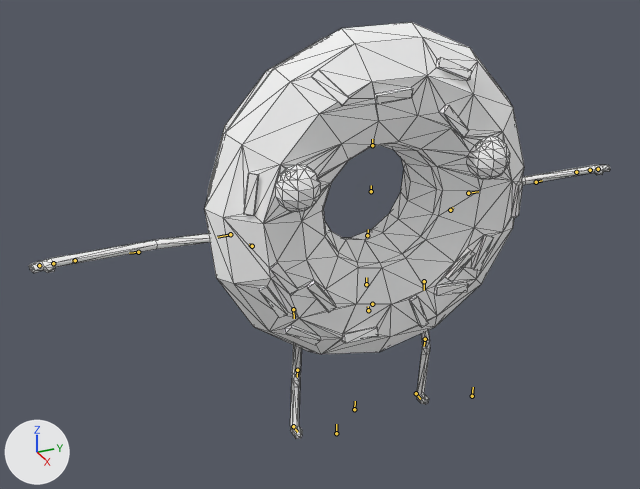
Before and after pictures for a commit that changed the glTF model public/Donut.glb.
Both versions are drawn from a camera (50 mm lens) standing at (10.07, -5.31, 8.19) and looking at (0.03, -0.79, 3.17). Arrows for +X, +Y and +Z are at lower left; the lights stay in place. The bones that bend it are drawn over the model as lines. Mesh edges are drawn as thin lines.

Objects in the first picture: 'Donut'.
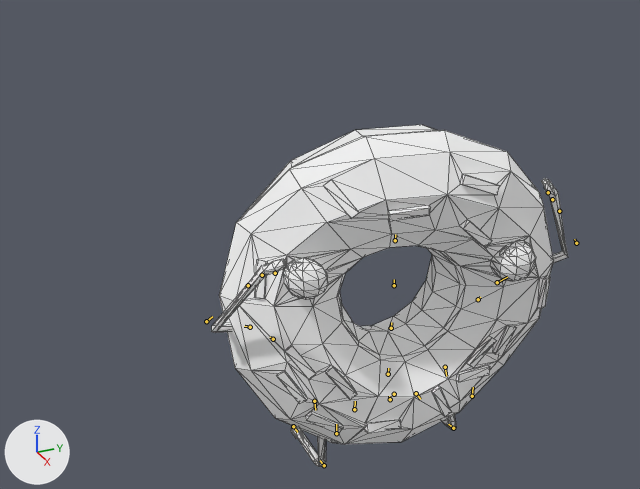
The newer file adds an action. The first version stands in its rest pose; the second is drawn at frame 20 of the action 'DONUT_Defeat'.

Changed parts and their boxes [x1, y1, x2, y2] in the pictures (640 x 489 px):
'Donut', posed (39% narrower, 18% shorter): before [29, 22, 610, 439]; after [212, 125, 568, 467]
bone 'Body', root to tip: before (372, 304) to (372, 302); after (394, 394) to (394, 392)
bone 'Abdomen', root to tip: before (366, 284) to (366, 277); after (388, 374) to (388, 368)
bone 'Torso', root to tip: before (367, 235) to (368, 229); after (391, 328) to (391, 322)
bone 'Head', root to tip: before (372, 145) to (372, 139); after (395, 240) to (395, 234)
bone 'UpperArm.L', root to tip: before (468, 193) to (478, 191); after (497, 282) to (507, 277)
bone 'LowerArm.L', root to tip: before (536, 182) to (542, 180); after (576, 243) to (574, 239)
bone 'Shoulder.L.001', root to tip: before (252, 246) to (249, 244); after (273, 339) to (270, 337)
bone 'UpperArm.R', root to tip: before (230, 234) to (217, 237); after (250, 327) to (244, 326)
bone 'LowerArm.R', root to tip: before (138, 252) to (129, 253); after (206, 321) to (212, 316)
bone 'MiddleHand.R', root to tip: before (53, 263) to (51, 263); after (262, 275) to (263, 275)
bone 'UpperLeg.L', root to tip: before (424, 281) to (424, 290); after (445, 367) to (446, 376)
bone 'LowerLeg.L', root to tip: before (425, 339) to (424, 346); after (453, 428) to (448, 424)
bone 'UpperLeg.R', root to tip: before (293, 309) to (294, 318); after (314, 401) to (315, 410)
bone 'LowerLeg.R', root to tip: before (297, 370) to (297, 377); after (324, 465) to (320, 460)

What changed in the scene script:
```text
Change bone_body:
    where bone_body = bpy.data.objects['HumanArmature'].pose.bones['Body']  # child of 'Bone'
    bone_body.location: (0.0, 0.0, 0.0) -> (0.0, -0.156, 0.104)
Change bone_abdomen:
    where bone_abdomen = bpy.data.objects['HumanArmature'].pose.bones['Abdomen']  # child of 'Hips'
    bone_abdomen.rotation_quaternion: (1.0, 0.0, 0.0, 0.0) -> (1.0, 0.023, 0.0, 0.0)  # degrees (0, 0, 0) -> degrees (3, 0, 0)
Change bone_torso:
    where bone_torso = bpy.data.objects['HumanArmature'].pose.bones['Torso']  # child of 'Abdomen'
    bone_torso.rotation_quaternion: (1.0, 0.0, 0.0, 0.0) -> (0.999, -0.038, -0.03, 0.004)  # degrees (0, 0, 0) -> degrees (-4, -3, 1)
Change bone_head:
    where bone_head = bpy.data.objects['HumanArmature'].pose.bones['Head']  # child of 'Neck'
    bone_head.rotation_quaternion: (1.0, 0.0, 0.0, 0.0) -> (0.992, 0.096, -0.077, 0.014)  # degrees (0, 0, 0) -> degrees (11, -9, 1)
Change bone_upperarm_l:
    where bone_upperarm_l = bpy.data.objects['HumanArmature'].pose.bones['UpperArm.L']  # child of 'Shoulder.L'
    bone_upperarm_l.rotation_quaternion: (1.0, 0.0, 0.0, 0.0) -> (0.192, -0.267, -0.859, -0.392)  # degrees (0, 0, 0) -> degrees (-43, -147, -21)
Change bone_lowerarm_l:
    where bone_lowerarm_l = bpy.data.objects['HumanArmature'].pose.bones['LowerArm.L']  # child of 'UpperArm.L'
    bone_lowerarm_l.rotation_quaternion: (1.0, 0.0, 0.0, 0.0) -> (0.746, -0.666, -0.024, -0.023)  # degrees (0, 0, 0) -> degrees (-84, -4, 0)
Change bone_shoulder_l_001:
    where bone_shoulder_l_001 = bpy.data.objects['HumanArmature'].pose.bones['Shoulder.L.001']  # child of 'Torso'
    bone_shoulder_l_001.rotation_quaternion: (1.0, 0.0, 0.0, 0.0) -> (0.995, -0.064, 0.081, 0.0)  # degrees (0, 0, 0) -> degrees (-7, 9, -1)
Change bone_upperarm_r:
    where bone_upperarm_r = bpy.data.objects['HumanArmature'].pose.bones['UpperArm.R']  # child of 'Shoulder.L.001'
    bone_upperarm_r.rotation_quaternion: (1.0, 0.0, 0.0, 0.0) -> (0.212, -0.312, 0.849, -0.37)  # degrees (0, 0, 0) -> degrees (50, 173, 44)
Change bone_lowerarm_r:
    where bone_lowerarm_r = bpy.data.objects['HumanArmature'].pose.bones['LowerArm.R']  # child of 'UpperArm.R'
    bone_lowerarm_r.rotation_quaternion: (1.0, 0.0, 0.0, 0.0) -> (0.642, 0.605, -0.435, -0.179)  # degrees (0, 0, 0) -> degrees (97, -20, -54)
Change bone_middlehand_r:
    where bone_middlehand_r = bpy.data.objects['HumanArmature'].pose.bones['MiddleHand.R']  # child of 'Palm.R'
    bone_middlehand_r.rotation_quaternion: (1.0, 0.0, 0.0, 0.0) -> (0.976, -0.219, 0.01, 0.015)  # degrees (0, 0, 0) -> degrees (-25, 1, 1)
Change bone_upperleg_l:
    where bone_upperleg_l = bpy.data.objects['HumanArmature'].pose.bones['UpperLeg.L']  # child of 'Body'
    bone_upperleg_l.rotation_quaternion: (1.0, 0.0, 0.0, 0.0) -> (0.993, -0.118, 0.003, 0.002)  # degrees (0, 0, 0) -> degrees (-14, 0, 0)
Change bone_lowerleg_l:
    where bone_lowerleg_l = bpy.data.objects['HumanArmature'].pose.bones['LowerLeg.L']  # child of 'UpperLeg.L'
    bone_lowerleg_l.rotation_quaternion: (1.0, 0.0, 0.0, 0.0) -> (0.709, 0.705, 0.0, 0.0)  # degrees (0, 0, 0) -> degrees (90, 0, 0)
Change bone_upperleg_r:
    where bone_upperleg_r = bpy.data.objects['HumanArmature'].pose.bones['UpperLeg.R']  # child of 'Body'
    bone_upperleg_r.rotation_quaternion: (1.0, 0.0, 0.0, 0.0) -> (0.993, -0.118, 0.003, 0.002)  # degrees (0, 0, 0) -> degrees (-14, 0, 0)
Change bone_lowerleg_r:
    where bone_lowerleg_r = bpy.data.objects['HumanArmature'].pose.bones['LowerLeg.R']  # child of 'UpperLeg.R'
    bone_lowerleg_r.rotation_quaternion: (1.0, 0.0, 0.0, 0.0) -> (0.709, 0.705, 0.0, 0.0)  # degrees (0, 0, 0) -> degrees (90, 0, 0)
```
